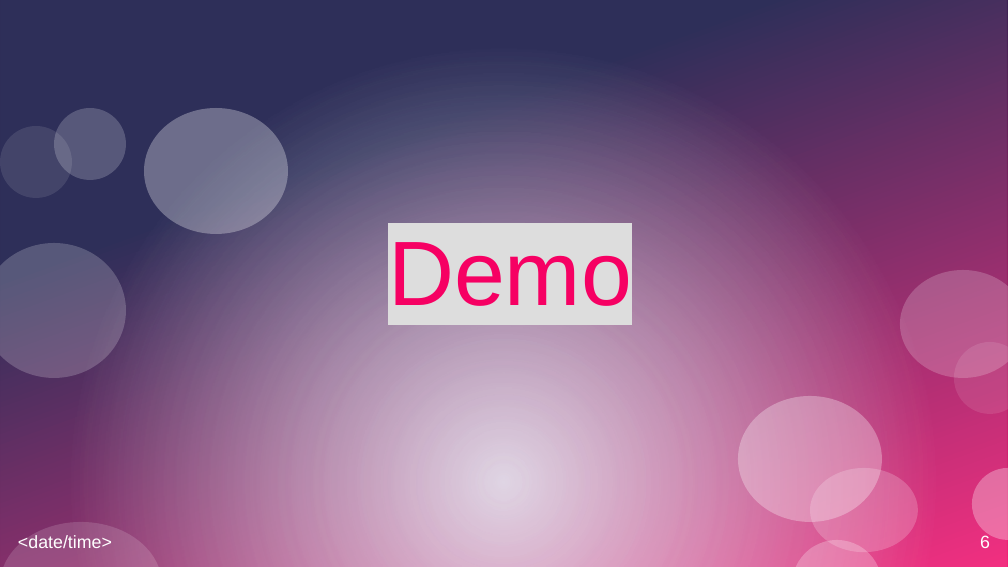
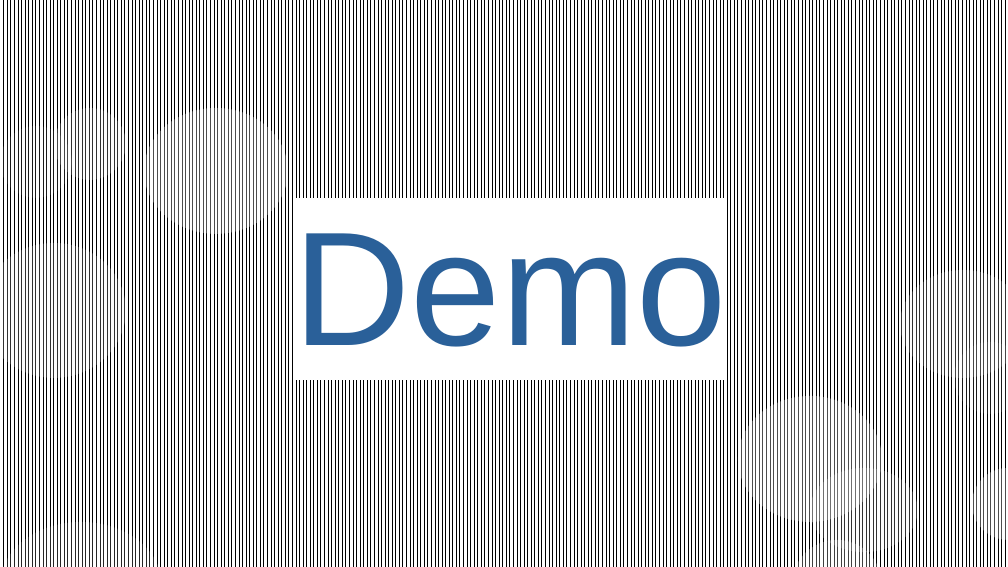
Before and after one commit to CodecoolGlobal/freestyle-mern-project-react-lillitaz, a slide deck: slide 7 of präsentation/CrudeMovieDb-PP.odp (slide 6 before the commit). Drawn at 1008x567 pixels with LibreOffice and Linux fonts; fonts in the diff are those of the drawing. Boxes give left, top, right and bottom in pixels: in the first picture for what was removed or moved away, otherwise in the second. Text is boxed around its words. In the diff, an @@ line names an element or a change of style, - is before the commit and + after.

```diff
--- a/präsentation/CrudeMovieDb-PP.odp
+++ b/präsentation/CrudeMovieDb-PP.odp
@@ rectangle at [0, 0, 1008, 567]: fill gradient #000032 to #F60063 to pattern #000000 on #FFFFFF @@
@@ rectangle removed at [0, 0, 1007, 567] @@
@@ title "Demo": place and size @@
-title "Demo" at [388, 242, 632, 306]
+title "Demo" at [294, 233, 727, 347]
@@ title "Demo" at [294, 233, 727, 347]: size 72 to 127.8 pt, text colour #F60063 to #2A6099, highlight #DDDDDD to #FFFFFF; vertical alignment middle to top @@
@@ text removed at [18, 535, 112, 548] @@
-<date/time>
@@ page number removed at [980, 535, 990, 548] @@
-6
```
Also in this commit, not shown: 2 other slides changed, 4 slides added, 3 slides removed, 2 other files.
